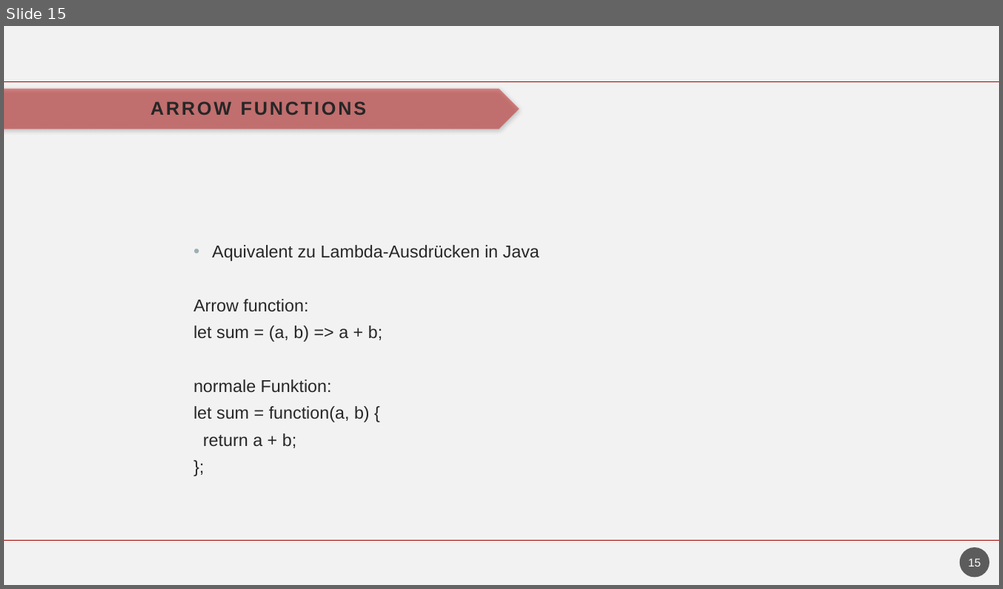
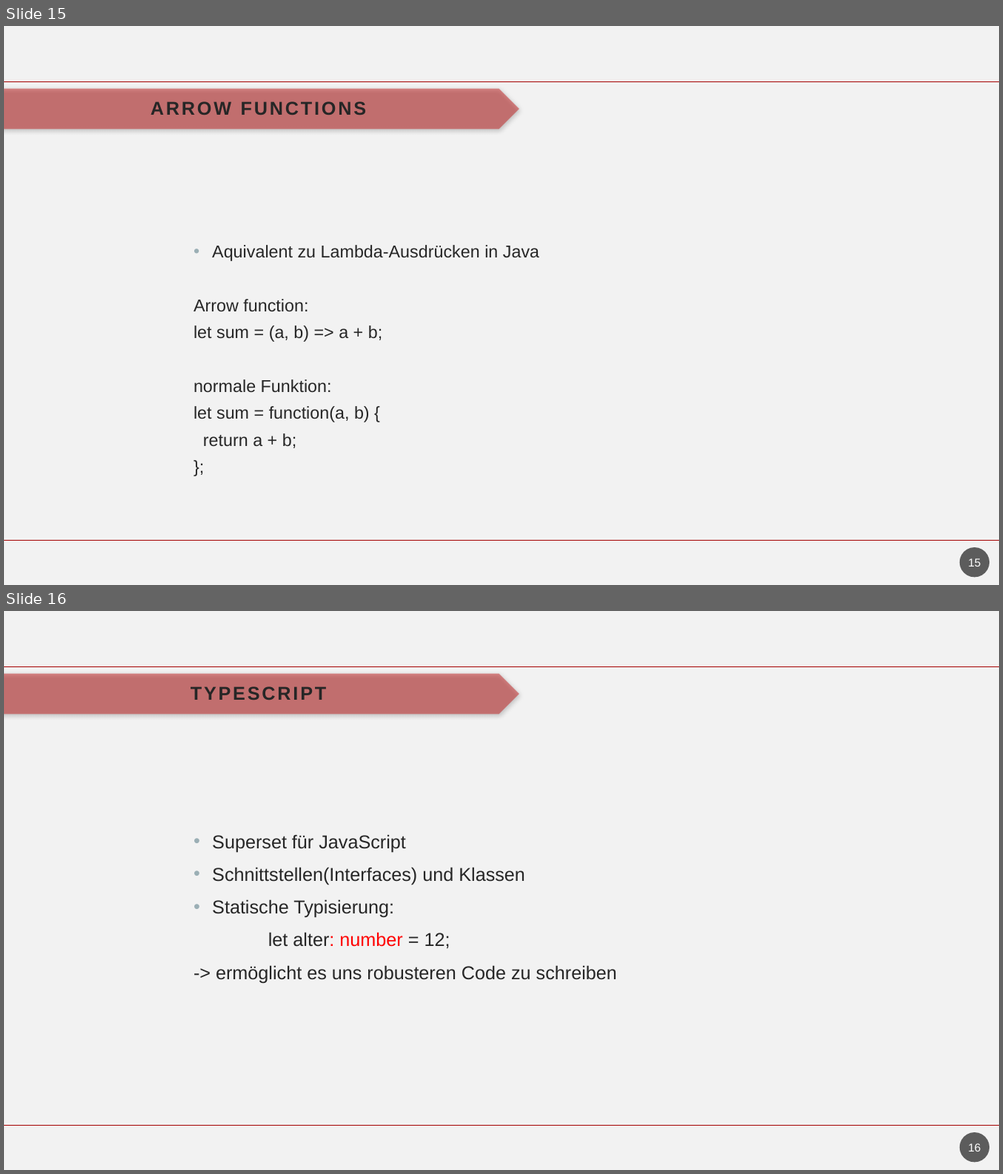
Before and after one commit to havrazO/Angular-Vortrag, a slide deck: vortrag/präsentation/entwurf/angular.pptm. Shown one above the other, each under a label of ours: slide 15 before the commit, slides 15 and 16 after it. The pictures are 1003x589 and 1003x1174 pixels, drawn with LibreOffice and Linux fonts; fonts in the diff are those of the drawing; background and template pictures are left out. Boxes give left, top, right and bottom in pixels: in the first picture for what was removed or moved away, otherwise in the second. Text is boxed around its words. In the diff, an @@ line names an element or a change of style, - is before the commit and + after.

```diff
--- a/vortrag/präsentation/entwurf/angular.pptm
+++ b/vortrag/präsentation/entwurf/angular.pptm
@@ slide 16 added at (4,611,999,1170), background #F2F2F2; not listed: 3 template elements that a slide beside it also shows @@
@@ title added at (190,686,326,700), 18 pt, text #262626, bold @@
+TYPESCRIPT
@@ text added at (212,834,617,983), 18 pt, text #262626 @@
+• Superset für JavaScript
+• Schnittstellen(Interfaces) und Klassen
+• Statische Typisierung:
+let alter: number = 12;
+-> ermöglicht es uns robusteren Code zu schreiben
@@ page number added at (960,1133,990,1163), fill #1D1D1D at 70% opacity, 11 pt, text #FFFFFF @@
+16
```
Also in this commit, not shown: 1 slide changed, 9 other slides added, 3 other files.
